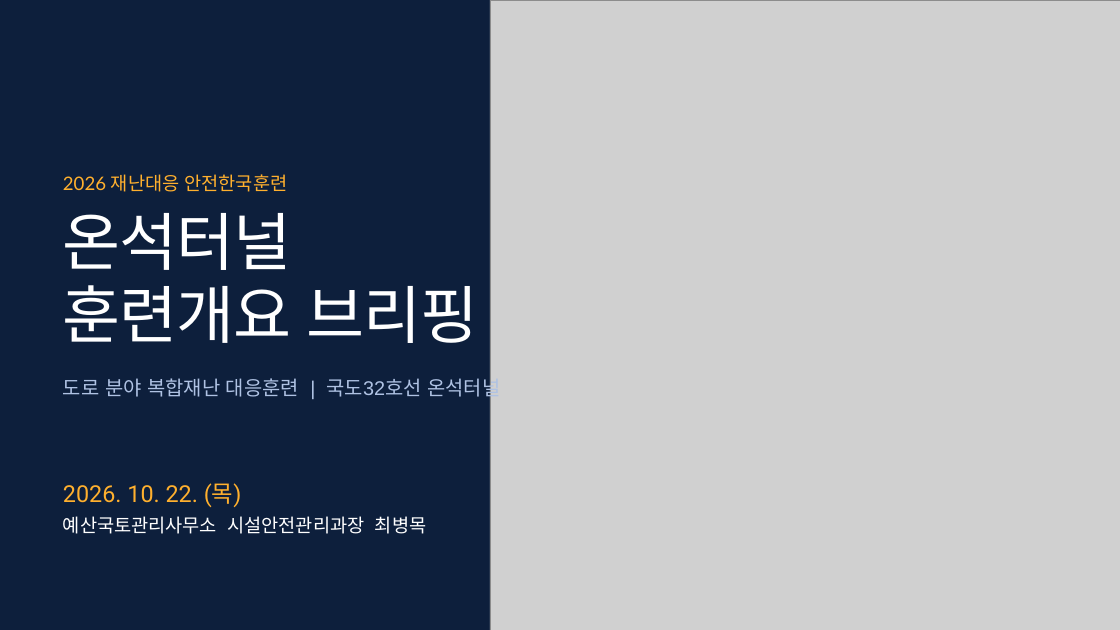
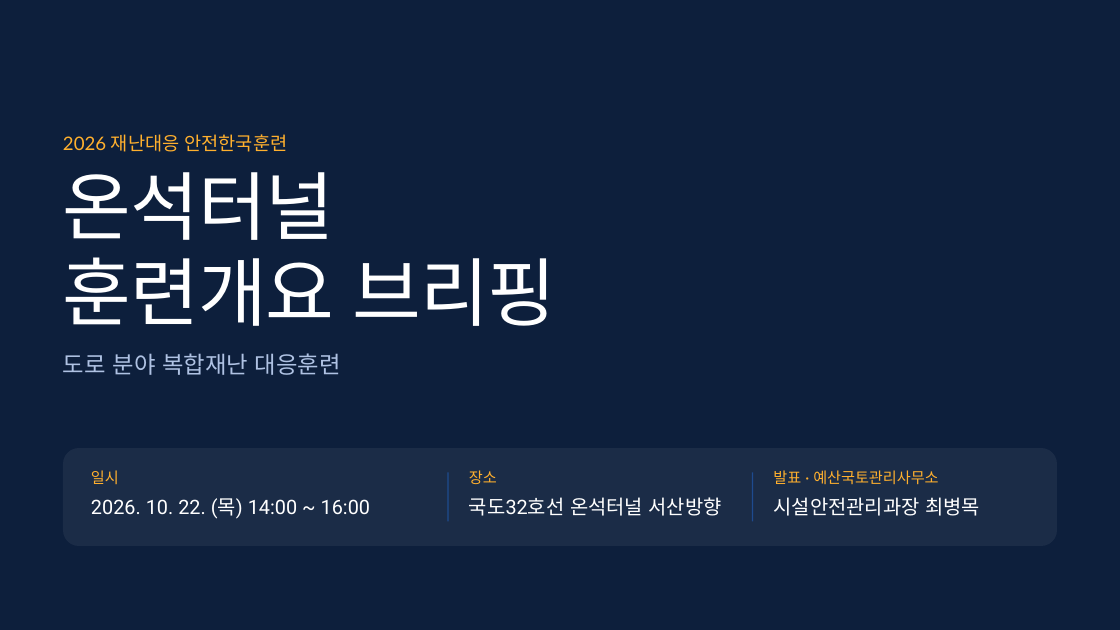
Before and after one commit to tmdgns5782-pixel/dcd, a slide deck: slide 1 of briefing/onseok-tunnel/onseok-briefing.pptx. Drawn at 1120x630 pixels with LibreOffice and Linux fonts; fonts in the diff are those of the drawing; grey boxes stand for pictures. Boxes give left, top, right and bottom in pixels: in the first picture for what was removed or moved away, otherwise in the second. Text is boxed around its words. In the diff, an @@ line names an element or a change of style, - is before the commit and + after.

```diff
--- a/briefing/onseok-tunnel/onseok-briefing.pptx
+++ b/briefing/onseok-tunnel/onseok-briefing.pptx
@@ picture removed at [490, 0, 1120, 630] @@
@@ text "2026 재난대응 안전한국훈련": place and size @@
-text "2026 재난대응 안전한국훈련" at [63, 174, 288, 192]
+text "2026 재난대응 안전한국훈련" at [63, 134, 288, 152]
@@ title "온석터널": place and size @@
-title "온석터널" at [63, 213, 479, 343]
+title "온석터널" at [63, 172, 557, 326]
@@ title "온석터널" at [63, 172, 557, 326]: size 54 to 64 pt @@
@@ text at [63, 353, 341, 375]: text changed; size 17 to 20 pt @@
-도로 분야 복합재난 대응훈련 | 국도32호선 온석터널
+도로 분야 복합재난 대응훈련
@@ rounded rectangle added at [63, 448, 1057, 546], fill #FFFFFF at 6% opacity @@
@@ text added at [91, 470, 119, 484], 13 pt, text #FFB02E @@
+일시
@@ line added from (448, 472) to (448, 522), #1E4B8F 1.13 pt @@
@@ text added at [469, 470, 497, 484], 13 pt, text #FFB02E @@
+장소
@@ line added from (753, 472) to (753, 522), #1E4B8F 1.13 pt @@
@@ text added at [773, 470, 938, 485], 13 pt, text #FFB02E @@
+발표 · 예산국토관리사무소
@@ text at [91, 498, 370, 519]: text changed; size 20 to 17 pt; text colour #FFB02E to #FFFFFF @@
-2026. 10. 22. (목)
+2026. 10. 22. (목) 14:00 ~ 16:00
@@ text added at [469, 497, 722, 516], 17 pt, text #FFFFFF @@
+국도32호선 온석터널 서산방향
@@ text at [773, 497, 980, 516]: text changed; size 16 to 17 pt; font Arial to Roboto @@
-예산국토관리사무소 시설안전관리과장 최병목
+시설안전관리과장 최병목
```
Also in this commit, not shown: 1 other slide changed, 19 other files.
